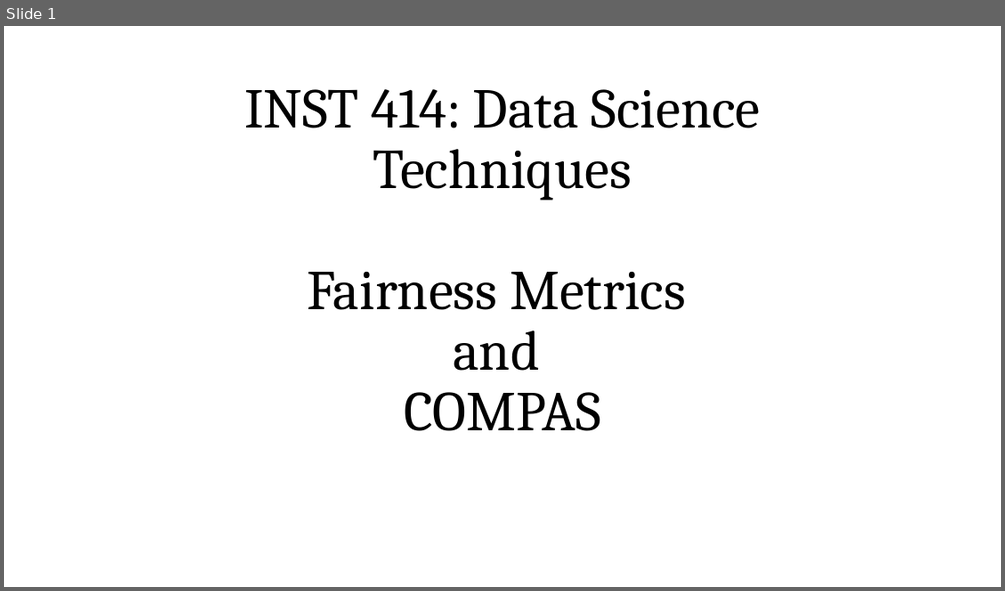
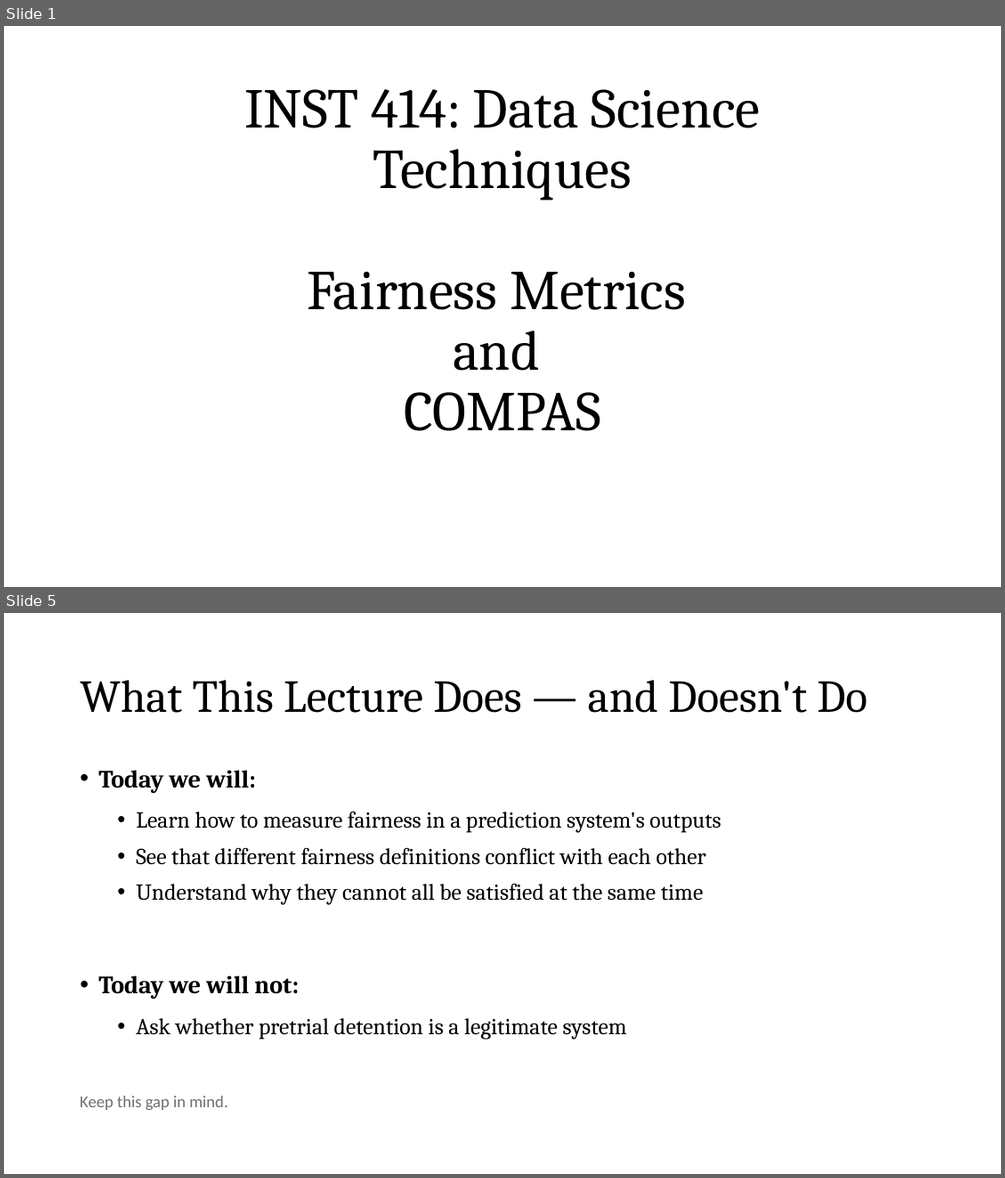
Before and after one commit to zjelveh/zjelveh.github.io, a slide deck: files/inst414_spring2026/lectures/lecture_11a_fairness_metrics_compas.pptx. Shown one above the other, each under a label of ours: slide 1 before the commit, slides 1 and 5 after it; the slides between them are not shown. The pictures are 1005x591 and 1005x1178 pixels, drawn with LibreOffice and Linux fonts; fonts in the diff are those of the drawing. Boxes give left, top, right and bottom in pixels: in the first picture for what was removed or moved away, otherwise in the second. Text is boxed around its words. In the diff, an @@ line names an element or a change of style, - is before the commit and + after.

```diff
--- a/files/inst414_spring2026/lectures/lecture_11a_fairness_metrics_compas.pptx
+++ b/files/inst414_spring2026/lectures/lecture_11a_fairness_metrics_compas.pptx
@@ slide 5 added at (4,613,1001,1174), background #FFFFFF @@
@@ title added at (80,680,867,713), 44 pt, text #000000 @@
+What This Lecture Does — and Doesn't Do
@@ text added at (98,770,720,1038), 22 pt, text #000000 @@
+• Today we will:
+  • Learn how to measure fairness in a prediction system's outputs
+  • See that different fairness definitions conflict with each other
+  • Understand why they cannot all be satisfied at the same time
+• Today we will not:
+  • Ask whether pretrial detention is a legitimate system
@@ text added at (80,1095,227,1110), 16 pt, text #6E6E6E @@
+Keep this gap in mind.
```
Also in this commit, not shown: 3 other slides added.
